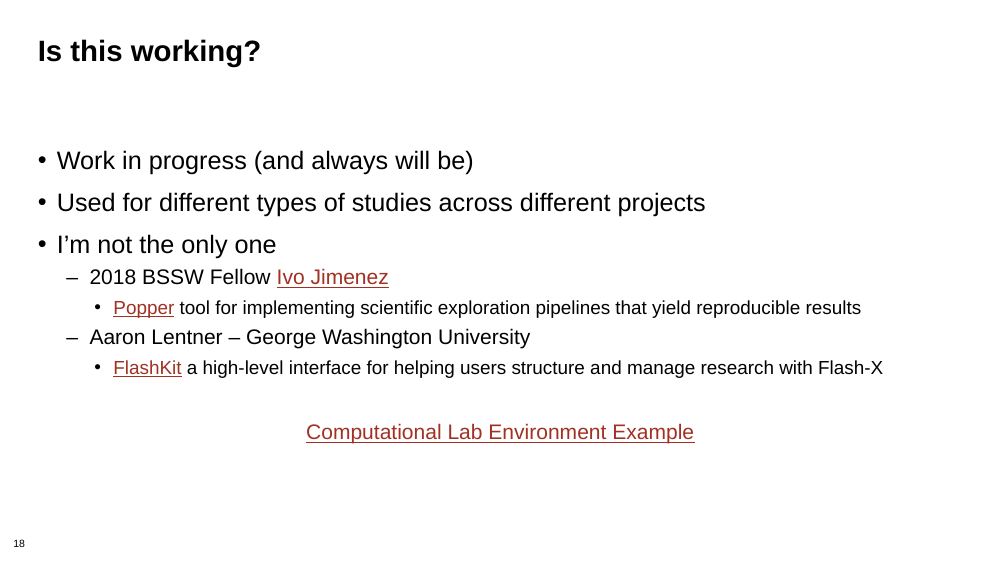
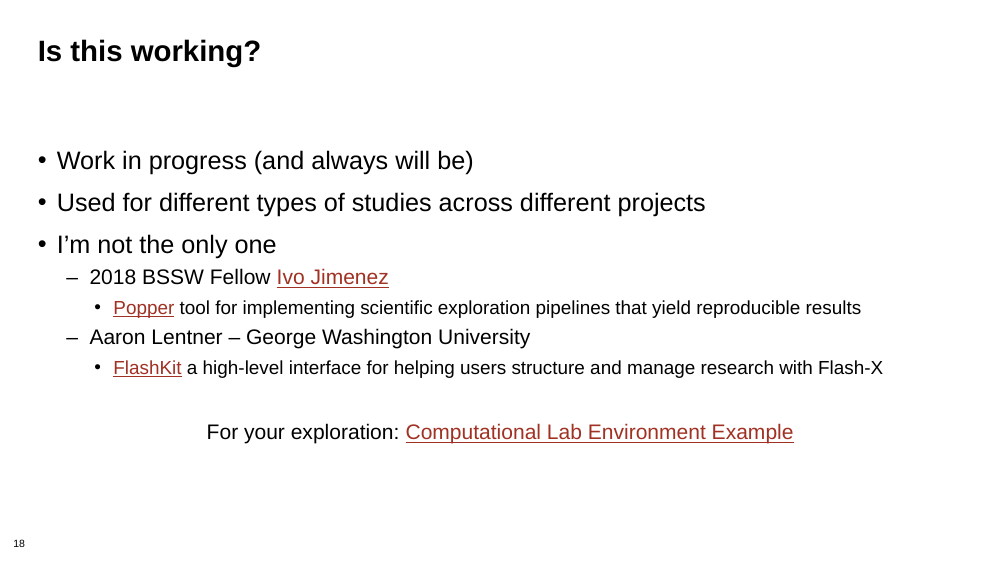
Before and after one commit to bssw-tutorial/presentations, a slide deck: slide 18 of computational-expts.pptx. Drawn at 1008x567 pixels with LibreOffice and Linux fonts; fonts in the diff are those of the drawing; background and template pictures are left out. Boxes give left, top, right and bottom in pixels: in the first picture for what was removed or moved away, otherwise in the second. Text is boxed around its words. In the diff, an @@ line names an element or a change of style, - is before the commit and + after.

```diff
--- a/computational-expts.pptx
+++ b/computational-expts.pptx
@@ text at (207, 423, 794, 444): text changed @@
-Computational Lab Environment Example
+For your exploration: Computational Lab Environment Example
```
Also in this commit, not shown: 2 other slides changed, 3 other files.
